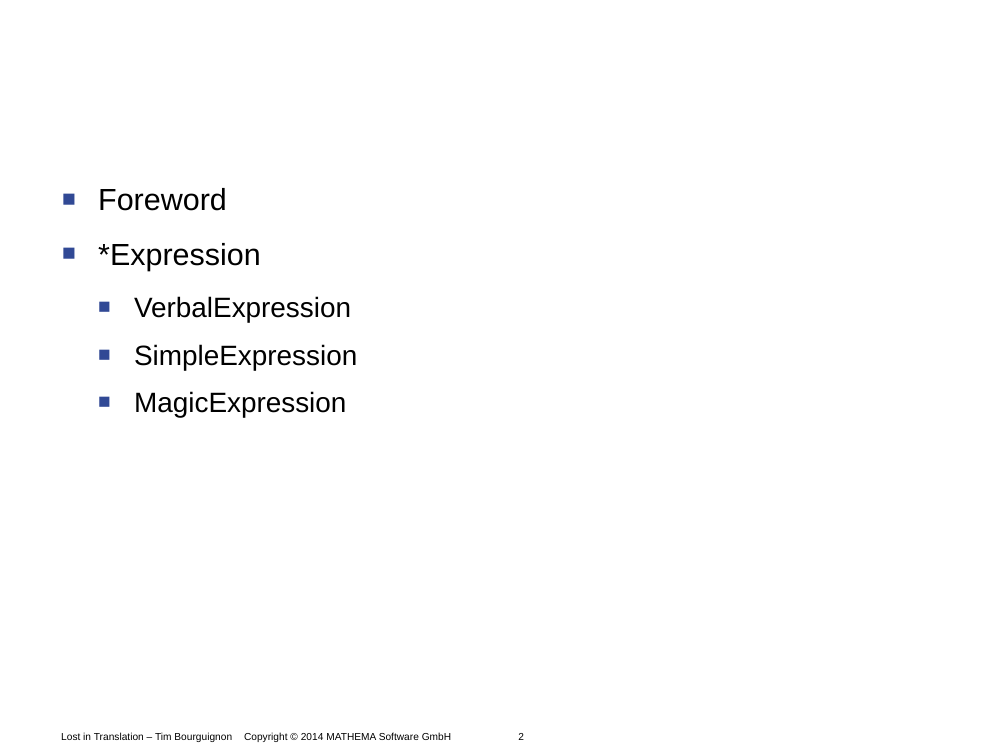
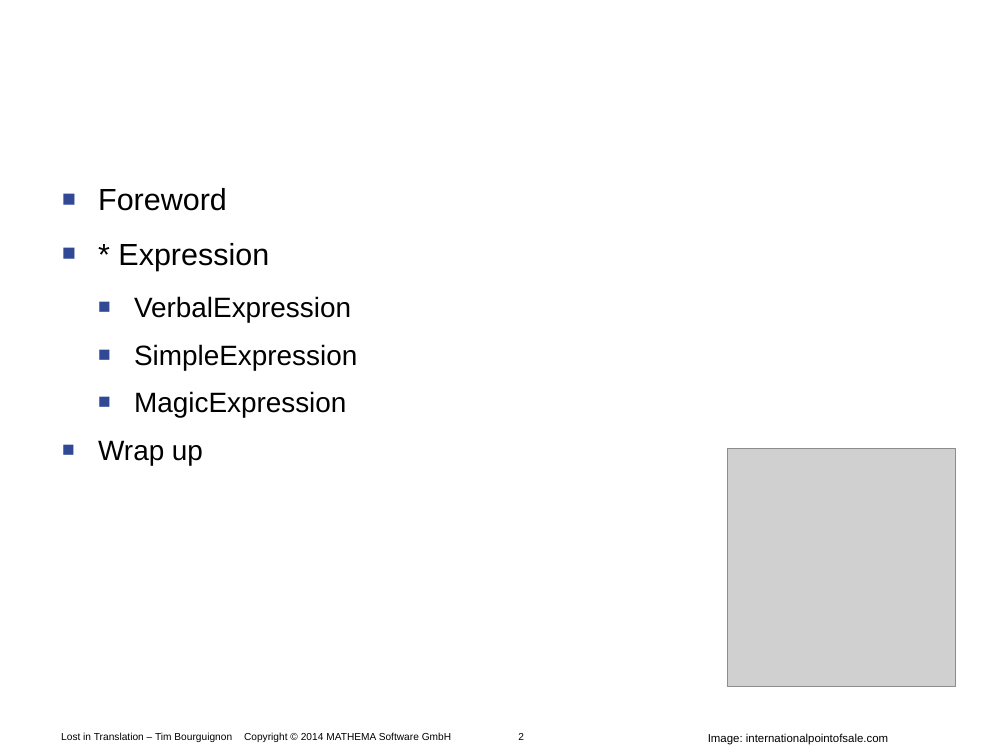
Before and after one commit to Timothep/Talk.LostInTranslation, a slide deck: slide 2 of LostInTranslation.odp. Drawn at 1008x756 pixels with LibreOffice and Linux fonts; fonts in the diff are those of the drawing; grey boxes stand for pictures; background and template pictures are left out. Boxes give left, top, right and bottom in pixels: in the first picture for what was removed or moved away, otherwise in the second. Text is boxed around its words. In the diff, an @@ line names an element or a change of style, - is before the commit and + after.

```diff
--- a/LostInTranslation.odp
+++ b/LostInTranslation.odp
@@ text at (118,243,269,270): spaces changed @@
-■ *Expression
+■ * Expression
@@ text at (98,440,203,466): paragraph added @@
+■ Wrap up
@@ picture added at (728,448,957,687) @@
@@ text added at (708,733,888,745), 9 pt, text #000000 @@
+Image: internationalpointofsale.com
```
Also in this commit, not shown: 25 other slides changed, 5 slides added, 4 slides removed.
